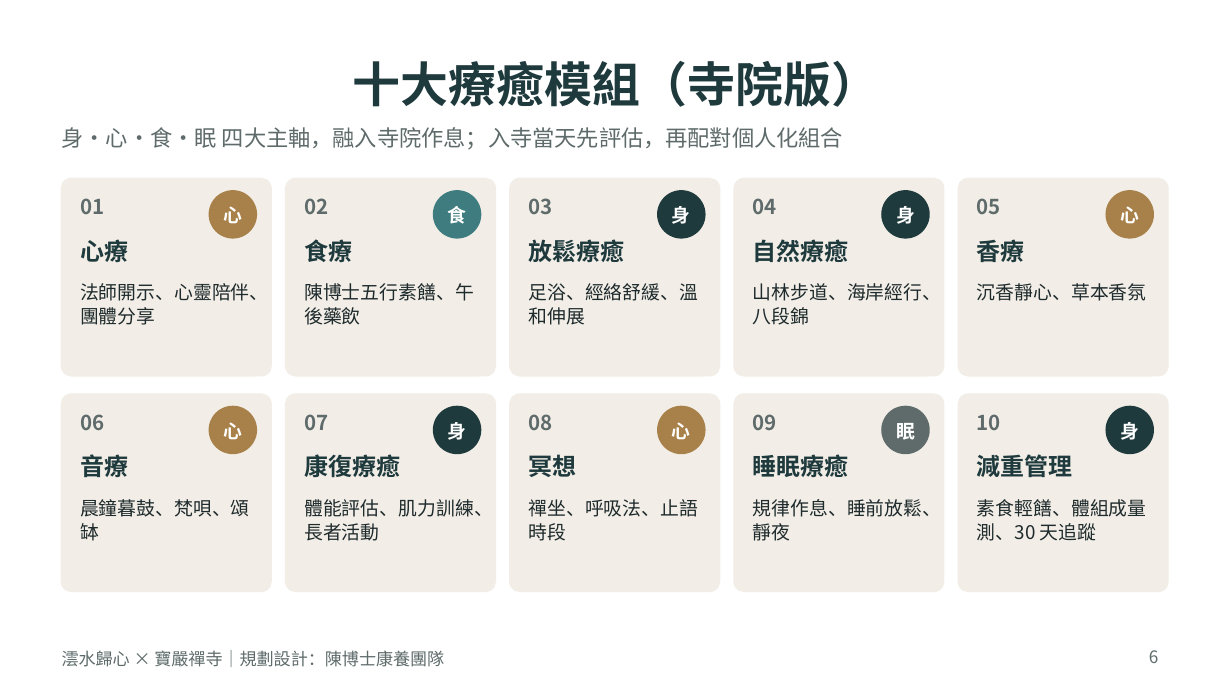
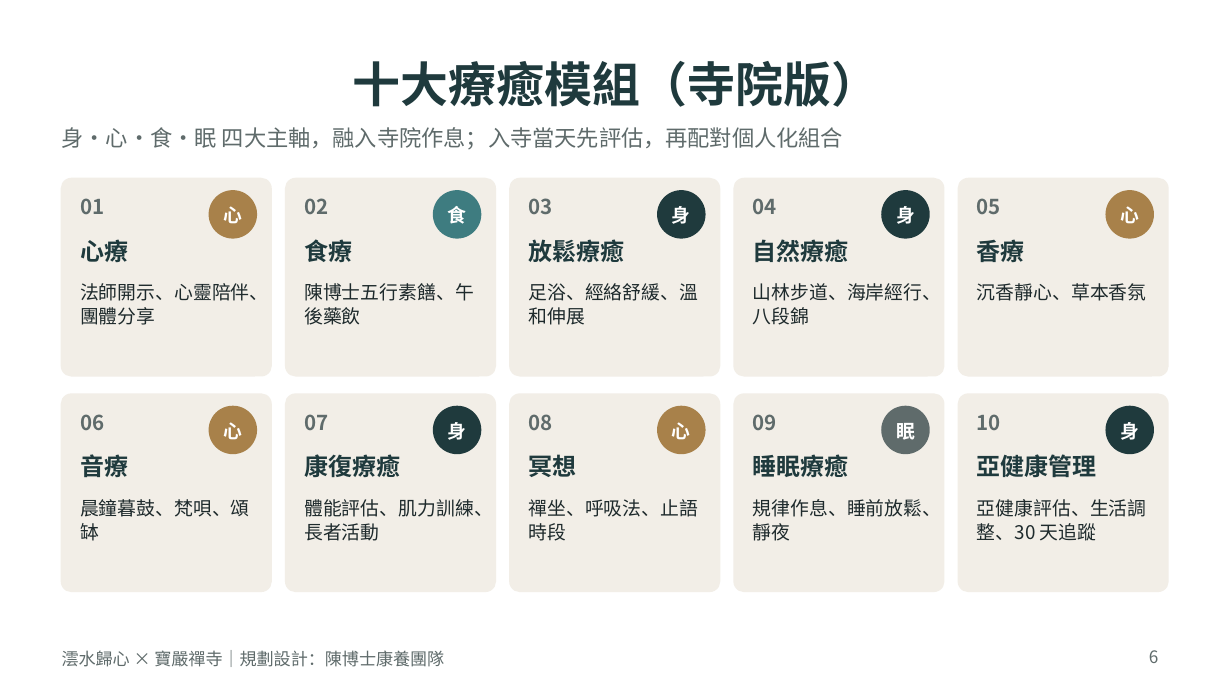
Before and after one commit to yes039/yes039, a slide deck: slide 6 of 澐水歸心x寶嚴禪寺_融合提案.pptx. Drawn at 1232x693 pixels with LibreOffice and Linux fonts; fonts in the diff are those of the drawing. Boxes give left, top, right and bottom in pixels: in the first picture for what was removed or moved away, otherwise in the second. Text is boxed around its words. In the diff, an @@ line names an element or a change of style, - is before the commit and + after.

```diff
--- a/澐水歸心x寶嚴禪寺_融合提案.pptx
+++ b/澐水歸心x寶嚴禪寺_融合提案.pptx
@@ text at box(977, 454, 1097, 477): text changed @@
-減重管理
+亞健康管理
@@ text at box(977, 499, 1147, 541): text changed @@
-素食輕饍、體組成量測、30 天追蹤
+亞健康評估、生活調整、30 天追蹤
```
Also in this commit, not shown: 3 other files.
